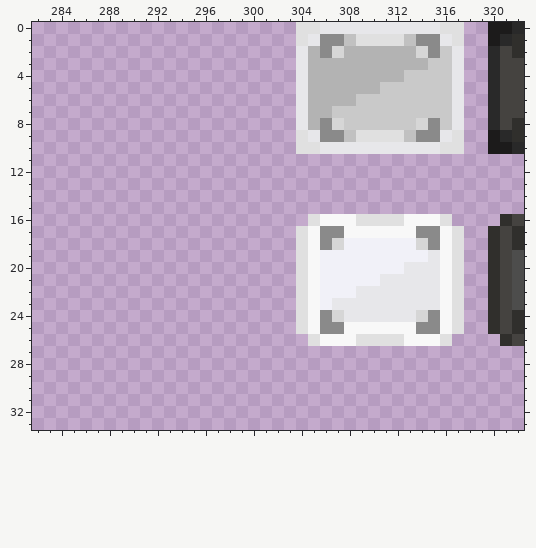
Two versions of one pixel-art file, assets/textures/aseprite/ui.aseprite. That is the earlier state.
400x400 pixels, 1 frame. Colours within 5 levels of each other are drawn and written as one. Shown: x 282..322, y 0..33. The commit also changed other parts of the picture, which this record leaves out.
The same view after the edit:
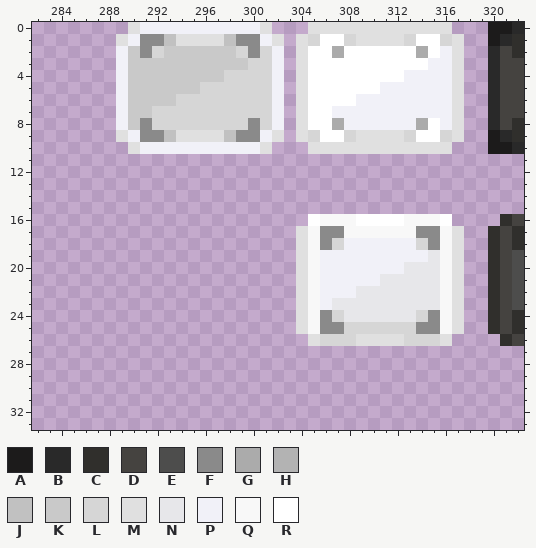
Palette (. is transparent): A #1c1b1b  B #292929  C #302f2c  D #454340  E #4d4d4c  F #8a8a8a  G #ababab  H #b3b3b3  J #c1c1c1  K #c9c9c9  L #d6d6d6  M #e0e0e0  N #e7e7ea  P #f1f1f8  Q #f8f8f8  R #ffffff
The edit:
Layer "Window":
The edit adds colour F in row 1 at x 291 to 292 and 299 to 300; in row 2 at x 291 and 300; in row 8 at x 291 and 300; in row 9 at x 291 to 292 and 299 to 300.
Colour L gives way to colour G in row 2 at x 307 and 314; in row 8 at x 307 and 314.
The edit adds colour J in row 1 at x 293 and 298; in row 9 at x 293 and 298.
The edit adds colour K in row 2 at x 290 and 293 to 298; in row 3 at x 290 to 299; in row 4 at x 290 to 297; in row 5 at x 290 to 295; in row 6 at x 290 to 293; in row 7 at x 290 to 291.
The edit adds colour K in row 8 at x 290.
The edit adds colour L in row 2 at x 292, 299 and 301; in row 3 at x 300 to 301; in row 4 at x 298 to 301; in row 5 at x 296 to 301; in row 6 at x 294 to 301; in row 7 at x 292 to 301.
The edit adds colour L in row 8 at x 292 to 299 and 301.
Colour J gives way to colour L in row 1 at x 308 and 313; in row 9 at x 308 and 313.
Colour N gives way to colour L in row 1 at x 305 and 316; in row 9 at x 305 and 316.
Colour Q gives way to colour L in row 25 at x 308 to 313; in row 26 at x 306 to 308 and 313 to 315.
The edit adds colour M in row 0 at x 290 and 301; in row 1 at x 289, 294 to 297 and 302; in row 9 at x 289, 294 to 297 and 302; in row 10 at x 290 and 301.
Colour N gives way to colour M in row 0 at x 306 to 315; in rows 2 to 8 at x 304 and 317; in row 10 at x 306 to 315.
The edit adds colour P in row 0 at x 291 to 300; in row 1 at x 290 and 301; in rows 2 to 8 at x 289 and 302; in row 9 at x 290 and 301; in row 10 at x 291 to 300.
Colour K gives way to colour P in row 2 at x 316; in row 3 at x 315 to 316; in row 4 at x 313 to 316; in row 5 at x 311 to 316; in row 6 at x 309 to 316; in row 7 at x 307 to 316.
Colour K gives way to colour P in row 8 at x 308 to 313 and 316.
Colour F gives way to colour R in row 1 at x 306 to 307 and 314 to 315; in row 2 at x 306 and 315; in row 8 at x 306 and 315; in row 9 at x 306 to 307 and 314 to 315.
Colour H gives way to colour R in row 2 at x 305 and 308 to 313; in row 3 at x 305 to 314; in row 4 at x 305 to 312; in row 5 at x 305 to 310; in row 6 at x 305 to 308; in row 7 at x 305 to 306.
Colour H gives way to colour R in row 8 at x 305.
Colour M gives way to colour R in row 16 at x 305, 309 to 312 and 316.
Colour M is removed in row 0 at x 304 and 317; in row 10 at x 304 and 317.
Pixel boxes of the changes (left, top, right, bottom) in both pictures:
changed: (116, 22, 464, 154)
changed: (308, 214, 320, 226)
changed: (356, 214, 452, 226)
changed: (320, 322, 440, 346)
